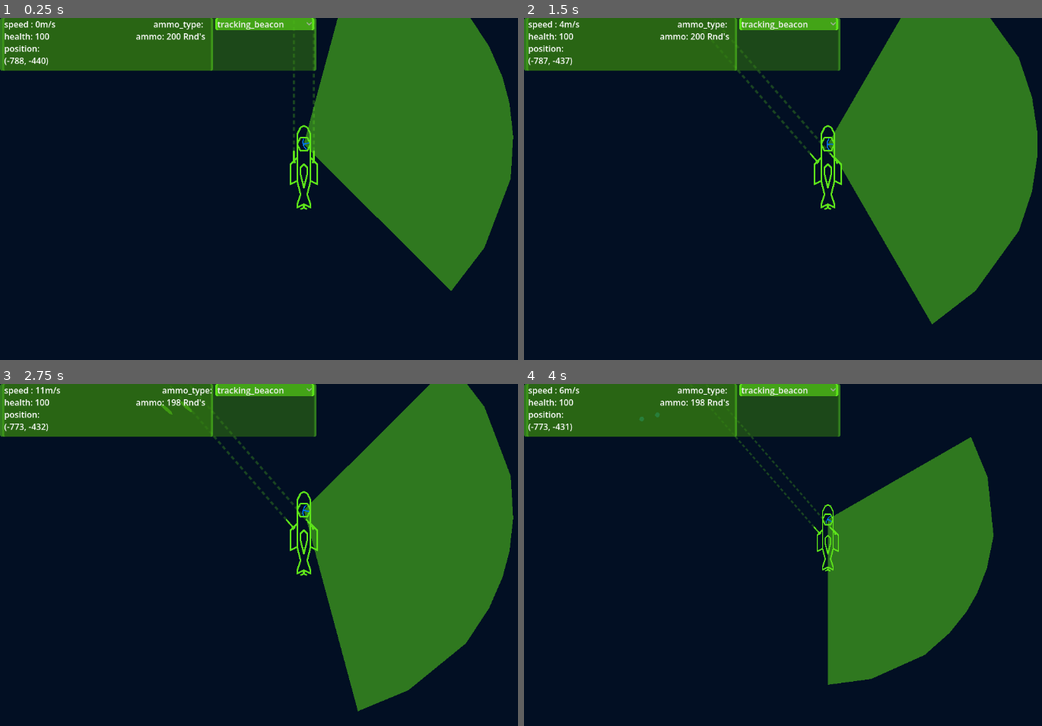
Above: before the commit, frames 1-4 (two rows, left to right).
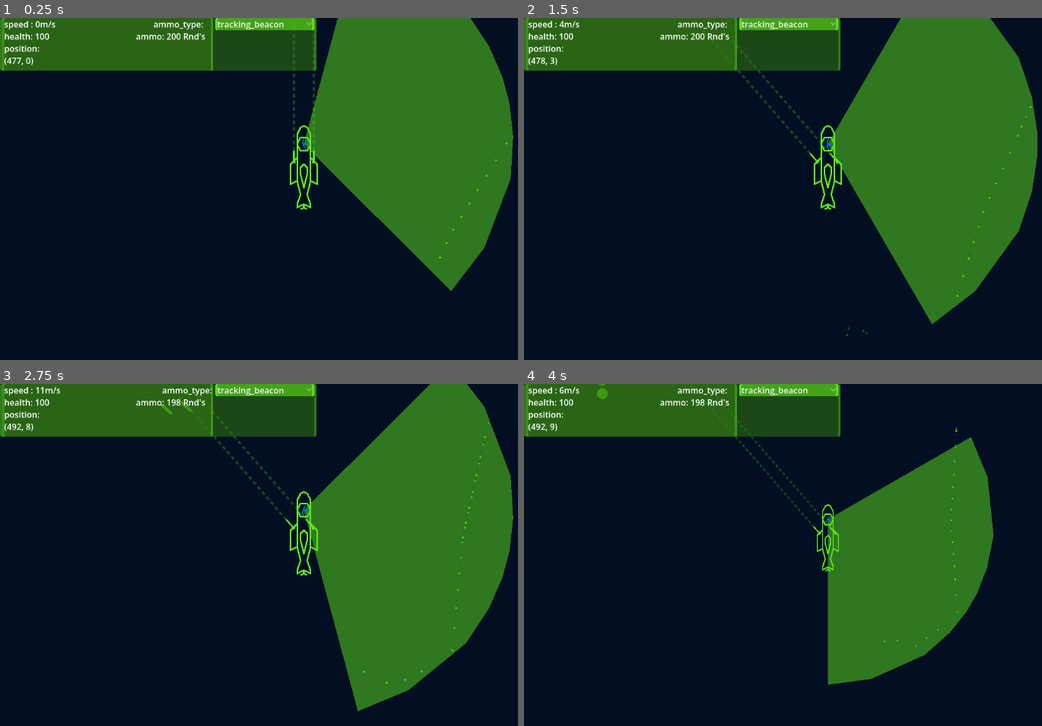
Above: after the commit, the same moments.

Repository: Codename1001/radar-game
Game: Godot game, scene res://scenes/world.tscn
The game is run twice, just before and just after one commit, with the same random seed, the same clock (stepped at 60 frames per second) and the same inputs.
Inputs (mouse positions are in pixels of both pictures, inside the frame that each line leads up to):
- Up to frame 1 (0.25 s): no input
- Up to frame 2 (1.5 s): move the mouse to (959, 171) at 0.52 s; hold D (right) 0.53-1.28 s; hold Q (aim guns left) 0.53-1.28 s; move the mouse to (705, 206) at 1.27 s; hold S (down) from 1.28 s (still down); tap E (aim guns right) at 1.35 s
- Up to frame 3 (2.75 s): move the mouse to (362, 479) at 2.02 s; release S (down) at 2.03 s; hold D (right) from 2.03 s (still down); tap Space (shoot) at 2.1 s
- Up to frame 4 (4 s): move the mouse to (798, 623) at 2.77 s; release D (right) at 2.78 s; hold W (up) 2.78-3.53 s; tap Up (zoom in) at 2.85 s; move the mouse to (1010, 606) at 3.52 s; hold A (left) from 3.53 s (still down); hold Down (zoom out) from 3.53 s (still down)

The runs differ from the first frame. In frame 1, 0.1% of the frame differs, in the area x 1-98%, y 11-71%; in frame 2, 0.1%; in frame 3, 0.2%; in frame 4, 0.2%, in the area x 1-84%, y 0-77%.

Commit message:
test update 3

Diff:
--- a/scenes/world.tscn
+++ b/scenes/world.tscn
@@ -88,7 +88,7 @@
 polygon = PackedVector2Array(385.8689, -3495.8845, 755.88184, -3540.286, 1148.0952, -3436.6824, 1014.8906, -3133.272, 7 …(1388 unchanged characters)…
 
 [node name="RigidBody2D" type="RigidBody2D" parent="world objects" unique_id=1275234913 groups=["neutral"]]
-position = Vector2(354.25684, -440.284)
+position = Vector2(1395.7988, -258.11493)
 disable_mode = 2
 mass = 0.001
 gravity_scale = 0.0
@@ -97,5 +97,5 @@
 polygon = PackedVector2Array(-32.424316, -83.11493, 66.0697, -67.142914, 79.37976, 56.640076, 17.103027, 24.932953, -18.833984, 136.737, -74.73602, 185.98395, -129.58728, 175.09906, -76.34729, 87.25311, -98.97424, 41.999084, -113.615234, -4.5859375, -51.058228, -71.135925)
 
 [node name="player" parent="." unique_id=866916123 instance=ExtResource("1_rwgxs")]
-position = Vector2(-1575.8577, -880.69135)
+position = Vector2(954.5303, 6.1035156e-05)
 rotation = -1.8064158
Not shown, removed: exports/index.144x144.png.import
Not shown, removed: exports/index.180x180.png.import
Not shown, removed: exports/index.512x512.png.import
Not shown, removed: exports/index.apple-touch-icon.png.import
Not shown, removed: exports/index.icon.png.import
Not shown, removed: exports/index.png.import
Not shown, changed: exports/index.html
Not shown, changed: exports/index.pck
Not shown, changed: exports/index.service.worker.js
